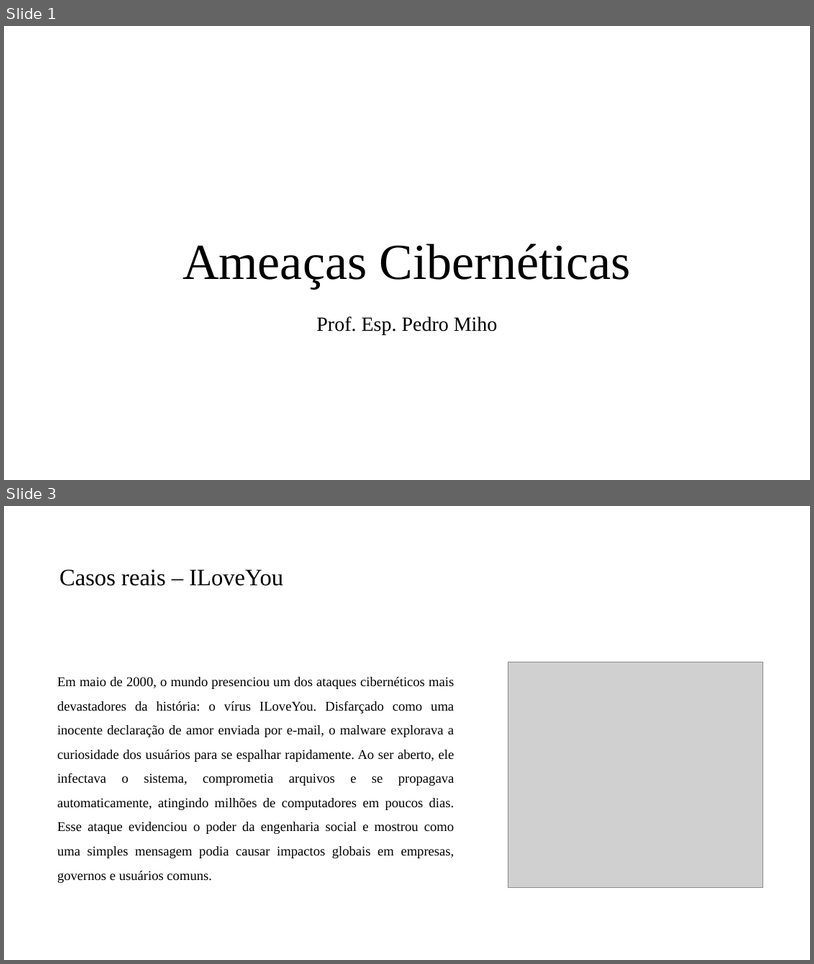
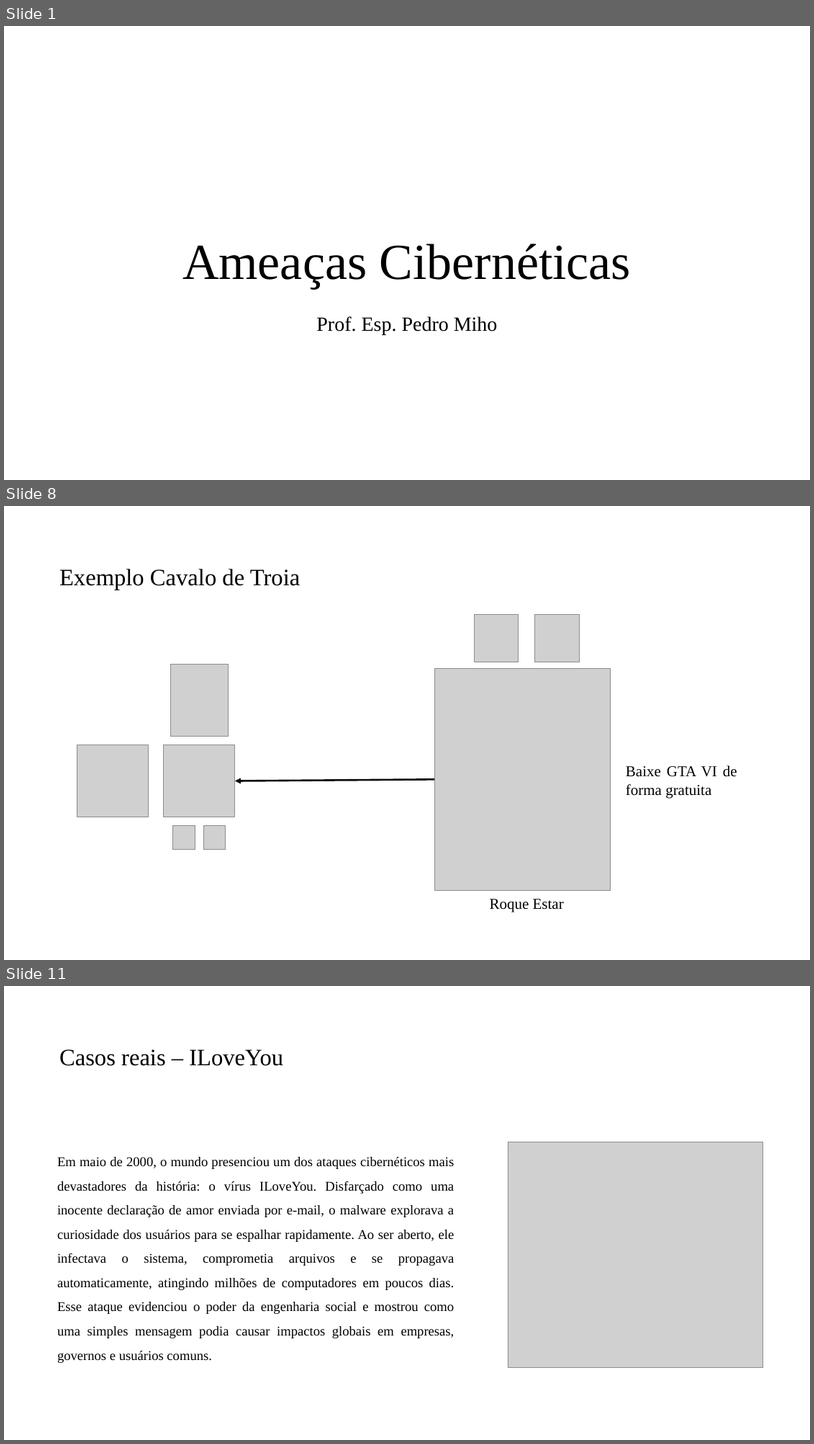
Before and after one commit to PedroMiho/UMC, a slide deck: Projeto de Software e Segurança da Informação - 2026/Segurança da Informação/Aula 02 - Ameaças Cibernéticas/Ameaças Ciberneticas.pptx. Shown one above the other, each under a label of ours: slides 1 and 3 before the commit, slides 1, 8 and 11 after it; the slides between them are not shown. The pictures are 814x964 and 814x1444 pixels, drawn with LibreOffice and Linux fonts; fonts in the diff are those of the drawing; grey boxes stand for pictures; background and template pictures are left out. Boxes give left, top, right and bottom in pixels: in the first picture for what was removed or moved away, otherwise in the second. Text is boxed around its words. In the diff, an @@ line names an element or a change of style, - is before the commit and + after.

```diff
--- a/Projeto de Software e Segurança da Informação - 2026/Segurança da Informação/Aula 02 - Ameaças Cibernéticas/Ameaças Ciberneticas.pptx
+++ b/Projeto de Software e Segurança da Informação - 2026/Segurança da Informação/Aula 02 - Ameaças Cibernéticas/Ameaças Ciberneticas.pptx
@@ slide 8 added at box(4, 506, 810, 960), background #FFFFFF @@
@@ title added at box(59, 569, 300, 590), 28 pt, text #000000 @@
+Exemplo Cavalo de Troia
@@ picture added at box(475, 614, 519, 662) @@
@@ picture added at box(535, 614, 579, 662) @@
@@ picture added at box(171, 664, 229, 736) @@
@@ picture added at box(435, 668, 611, 890) @@
@@ picture added at box(77, 745, 149, 816) @@
@@ picture added at box(164, 745, 235, 816) @@
@@ arrow added from (435, 780) to (235, 780), #0D0D0D 2.25 pt @@
@@ text added at box(626, 765, 738, 798), 18 pt, text #000000 @@
+Baixe GTA VI de forma gratuita
@@ picture added at box(173, 826, 196, 849) @@
@@ picture added at box(203, 826, 226, 849) @@
@@ text added at box(490, 898, 564, 912), 18 pt, text #000000 @@
+Roque Estar
@@ what was slide 3 is now slide 11 @@
```
Also in this commit, not shown: 1 slide changed, 7 other slides added, 1 other file.
